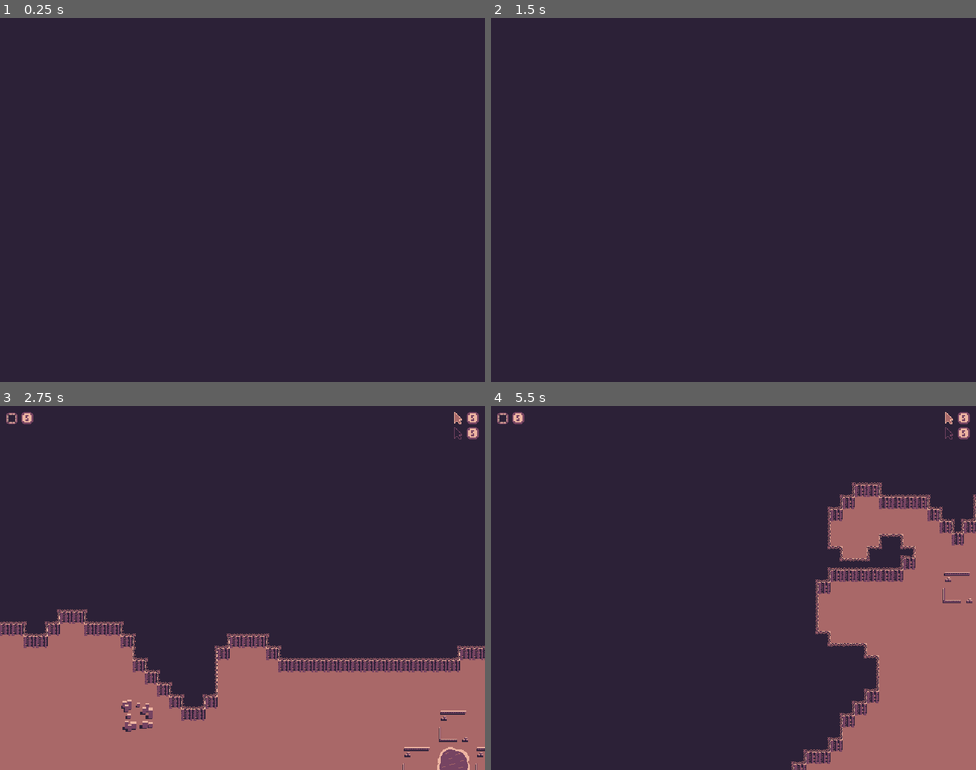
Above: before the commit, frames 1-4 (two rows, left to right).
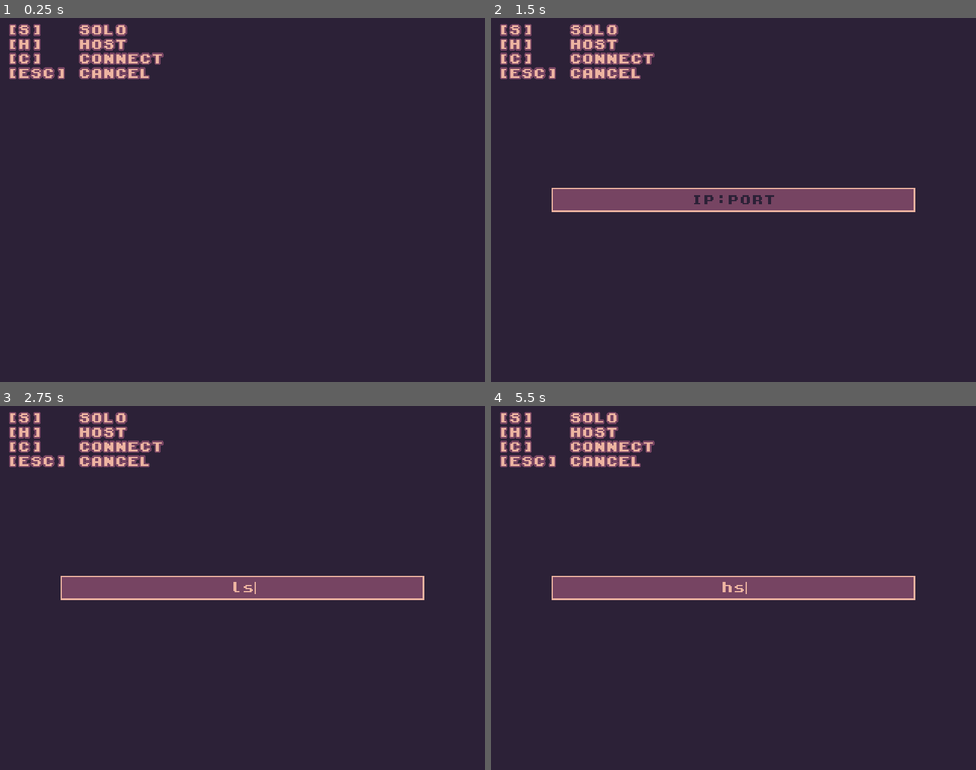
Above: after the commit, the same moments.

Repository: nikolawhallon/data-wars
Game: Godot game, scene res://scenes/app.tscn
Two runs of this game, one before a commit and one after it. Both use one fixed random seed, a clock stepped at 60 frames per second and the inputs below.
Inputs:
- Up to frame 1 (0.25 s): no input
- Up to frame 2 (1.5 s): tap Enter at 0.5 s; hold Right (move_right) 0.53-1.28 s; tap C (connect) at 0.6 s; tap H (host) at 0.8, 1.35 s; tap Space at 1.25 s; hold Down (move_down) from 1.28 s (still down)
- Up to frame 3 (2.75 s): tap L (leave) at 1.55, 2.1 s; tap Enter at 2 s; release Down (move_down) at 2.03 s; hold Right (move_right) from 2.03 s (still down); tap S (single_player) at 2.3 s
- Up to frame 4 (5.5 s): release Right (move_right) at 2.78 s; hold Up (move_up) 2.78-3.53 s; tap S (single_player) at 2.85, 5.3 s; tap C (connect) at 3.05, 4.35 s; tap Space at 3.5 s; hold Left (move_left) 3.53-5.03 s; tap B (building) at 3.6 s; tap H (host) at 3.8, 5.1 s; tap Escape (cancel, bound only after the commit) at 4.15 s; tap L (leave) at 4.55 s; tap Enter at 5 s; hold Down (move_down) from 5.03 s (still down)

The runs differ from the first frame. In frame 1, 2.3% of the frame differs, in the area x 1-34%, y 1-17%; in frame 2, 7.2%; in frame 3, 39%, in the area x 0-100%, y 1-100%; in frame 4, 26%.

Commit message:
added LobbyUI

Diff:
--- a/project.godot
+++ b/project.godot
@@ -114,6 +114,11 @@
 "events": [Object(InputEventKey,"resource_local_to_scene":false,"resource_name":"","device":-1,"window_id":0,"alt_press …(192 unchanged characters)…
 ]
 }
+cancel={
+"deadzone": 0.2,
+"events": [Object(InputEventKey,"resource_local_to_scene":false,"resource_name":"","device":-1,"window_id":0,"alt_pressed":false,"shift_pressed":false,"ctrl_pressed":false,"meta_pressed":false,"pressed":false,"keycode":0,"physical_keycode":4194305,"key_label":0,"unicode":0,"location":0,"echo":false,"script":null)
+]
+}
 
 [physics]
 
--- a/scenes/app.gd
+++ b/scenes/app.gd
@@ -7,6 +7,17 @@
 
 var waiting_peer_ids = []
 var matches = {}
+
+enum State {
+	DEFAULT,
+	HOST_PRESSED,
+	CONNECT_PRESSED,
+	WAITING,
+	PLAYING
+}
+
+var state = State.DEFAULT
+var quick_text_input = null
 
 func get_arena_for_peer(peer_id):
 	for arena in $Matches.get_children():
@@ -42,19 +53,37 @@
 	print(DisplayServer.get_name())
 
 	if DisplayServer.get_name() == "headless":
-		host_game(8000)
+		if host_game(8000):
+			state = State.WAITING
 
 func _process(_delta: float) -> void:
 	if DisplayServer.get_name() == "headless":
 		return
 
-	if Input.is_action_just_pressed("host"):
-		host_game(8000)
-
-	if Input.is_action_just_pressed("connect"):
-		connect_game("127.0.0.1", 8000)
-
-	if Input.is_action_just_pressed("single_player"):
+	if Input.is_action_just_pressed("cancel"):
+		state = State.DEFAULT
+		multiplayer.multiplayer_peer = OfflineMultiplayerPeer.new()
+		$LobbyUI/InfoMarginContainer/Label.text = ""
+		if quick_text_input != null:
+			quick_text_input.queue_free()
+
+	if state == State.DEFAULT and Input.is_action_just_pressed("host"):
+		state = State.HOST_PRESSED
+		quick_text_input = load("res://scenes/quick_text_input.tscn").instantiate()
+		quick_text_input.set_placeholder("PORT")
+		quick_text_input.text_submitted.connect(_on_host_text_submitted)
+		$LobbyUI.add_child(quick_text_input)
+		quick_text_input.grab_focus()
+
+	if state == State.DEFAULT and Input.is_action_just_pressed("connect"):
+		state = State.CONNECT_PRESSED
+		quick_text_input = load("res://scenes/quick_text_input.tscn").instantiate()
+		quick_text_input.set_placeholder("IP:PORT")
+		quick_text_input.text_submitted.connect(_on_connect_text_submitted)
+		$LobbyUI.add_child(quick_text_input)
+		quick_text_input.grab_focus()
+
+	if state == State.DEFAULT and Input.is_action_just_pressed("single_player"):
 		var proto_teams = [
 			{"type": "human", "peer_id": 1, "ready": false},
 			{"type": "computer", "peer_id": 1, "ready": true},
@@ -96,6 +125,28 @@
 		arena.queue_free()
 
 	multiplayer.multiplayer_peer = OfflineMultiplayerPeer.new()
+
+func _on_host_text_submitted(text):
+	if host_game(int(text)):
+		if quick_text_input != null:
+			quick_text_input.queue_free()
+		state = State.WAITING
+		$LobbyUI/InfoMarginContainer/Label.text = "WAITING FOR OPPONENT"
+	else:
+		$LobbyUI/InfoMarginContainer/Label.text = "FAILED TO HOST"
+
+func _on_connect_text_submitted(text):
+	if len(text.split(":")) != 2:
+		$LobbyUI/InfoMarginContainer/Label.text = "FAILED TO CONNECT"
+		return
+
+	if connect_game(text.split(":")[0], int(text.split(":")[1])):
+		if quick_text_input != null:
+			quick_text_input.queue_free()
+		state = State.WAITING
+		$LobbyUI/InfoMarginContainer/Label.text = "WAITING FOR OPPONENT"
+	else:
+		$LobbyUI/InfoMarginContainer/Label.text = "FAILED TO CONNECT"
 
 func host_game(port):
 	if multiplayer.multiplayer_peer is ENetMultiplayerPeer:
@@ -167,6 +218,9 @@
 
 @rpc("call_local", "reliable")
 func announce_boot_arena(match_id):
+	$LobbyUI/InfoMarginContainer/Label.text = ""
+	$LobbyUI.visible = false
+
 	var arena = load("res://scenes/arena.tscn").instantiate()
 	arena.match_id = match_id
 	# NOTE: this is key - consistent Arena naming will allow me
@@ -251,6 +305,8 @@
 
 @rpc("call_local", "reliable")
 func announce_leave_match(match_id):
+	$LobbyUI.visible = true
+
 	var arena = get_arena_by_match_id(match_id)
 	if arena == null:
 		print("ERROR - arena does not exist for match_id: ", match_id)
@@ -261,4 +317,5 @@
 	arena.queue_free()
 
 	if DisplayServer.get_name() != "headless":
+		state = State.DEFAULT
 		multiplayer.multiplayer_peer = OfflineMultiplayerPeer.new()
--- a/scenes/app.tscn
+++ b/scenes/app.tscn
@@ -1,8 +1,47 @@
 [gd_scene format=3 uid="uid://bu83iy1t2hka0"]
 
 [ext_resource type="Script" uid="uid://io5jkgbst5vv" path="res://scenes/app.gd" id="1_0wu41"]
+[ext_resource type="LabelSettings" uid="uid://ywhly2wm7c3b" path="res://resources/label_16.tres" id="2_1670a"]
 
 [node name="App" type="Node" unique_id=804874336 groups=["App"]]
 script = ExtResource("1_0wu41")
 
 [node name="Matches" type="Node" parent="." unique_id=601754293]
+
+[node name="LobbyUI" type="CanvasLayer" parent="." unique_id=245613087]
+
+[node name="HotKeyMarginContainer" type="MarginContainer" parent="LobbyUI" unique_id=1721971272]
+anchors_preset = 10
+anchor_right = 1.0
+offset_bottom = 89.0
+grow_horizontal = 2
+theme_override_constants/margin_left = 8
+theme_override_constants/margin_top = 8
+theme_override_constants/margin_right = 8
+theme_override_constants/margin_bottom = 8
+
+[node name="Label" type="Label" parent="LobbyUI/HotKeyMarginContainer" unique_id=1215802914]
+layout_mode = 2
+size_flags_vertical = 0
+text = "[S]   SOLO
+[H]   HOST
+[C]   CONNECT
+[ESC] CANCEL"
+label_settings = ExtResource("2_1670a")
+
+[node name="InfoMarginContainer" type="MarginContainer" parent="LobbyUI" unique_id=1664326385]
+anchors_preset = 12
+anchor_top = 1.0
+anchor_right = 1.0
+anchor_bottom = 1.0
+grow_horizontal = 2
+grow_vertical = 0
+theme_override_constants/margin_left = 8
+theme_override_constants/margin_top = 8
+theme_override_constants/margin_right = 8
+theme_override_constants/margin_bottom = 8
+
+[node name="Label" type="Label" parent="LobbyUI/InfoMarginContainer" unique_id=151707264]
+layout_mode = 2
+label_settings = ExtResource("2_1670a")
+horizontal_alignment = 1
--- /dev/null
+++ b/scenes/quick_text_input.tscn
@@ -0,0 +1,43 @@
+[gd_scene format=3 uid="uid://dykutdxrcuw80"]
+
+[ext_resource type="FontFile" uid="uid://bfjqaiclupxlw" path="res://assets/kongtext.ttf" id="1_hj2bp"]
+
+[sub_resource type="StyleBoxFlat" id="StyleBoxFlat_7d7hy"]
+bg_color = Color(0.4627451, 0.26666668, 0.38431373, 1)
+border_width_left = 2
+border_width_top = 2
+border_width_right = 2
+border_width_bottom = 2
+border_color = Color(0.6627451, 0.40784314, 0.40784314, 1)
+
+[sub_resource type="StyleBoxFlat" id="StyleBoxFlat_hj2bp"]
+bg_color = Color(0.4627451, 0.26666668, 0.38431373, 1)
+border_width_left = 2
+border_width_top = 2
+border_width_right = 2
+border_width_bottom = 2
+border_color = Color(0.92941177, 0.7058824, 0.6313726, 1)
+
+[node name="QuickTextInput" type="LineEdit" unique_id=731540422]
+anchors_preset = 8
+anchor_left = 0.5
+anchor_top = 0.5
+anchor_right = 0.5
+anchor_bottom = 0.5
+offset_left = -240.0
+offset_top = -16.0
+offset_right = 240.0
+offset_bottom = 16.0
+grow_horizontal = 2
+grow_vertical = 2
+theme_override_colors/font_color = Color(0.92941177, 0.7058824, 0.6313726, 1)
+theme_override_colors/font_placeholder_color = Color(0.17254902, 0.12941177, 0.21568628, 1)
+theme_override_colors/caret_color = Color(0.92941177, 0.7058824, 0.6313726, 1)
+theme_override_constants/caret_width = 2
+theme_override_fonts/font = ExtResource("1_hj2bp")
+theme_override_styles/normal = SubResource("StyleBoxFlat_7d7hy")
+theme_override_styles/focus = SubResource("StyleBoxFlat_hj2bp")
+placeholder_text = "IP:PORT"
+alignment = 1
+keep_editing_on_text_submit = true
+caret_blink = true
